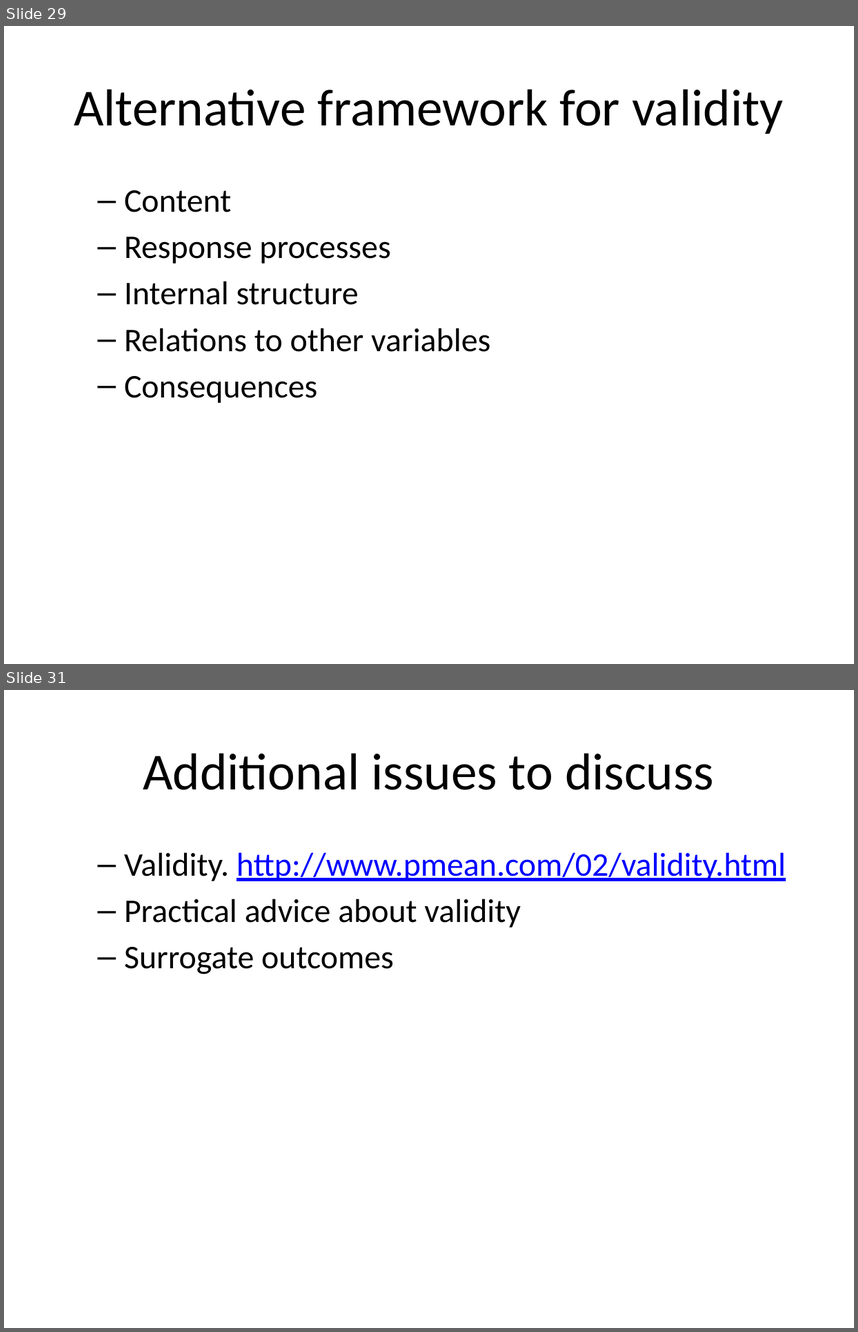
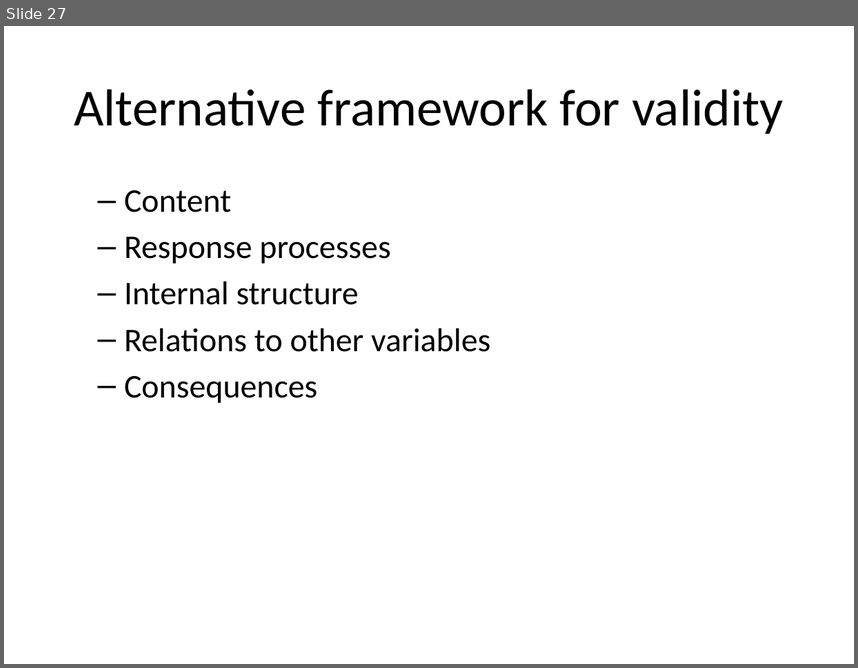
Before and after one commit to classes-medb/5510, a slide deck: src/video-09-validity.pptx. Shown one above the other, each under a label of ours: slides 29 and 31 before the commit, slide 27 after it; the slides between them are not shown. The pictures are 858x1332 and 858x668 pixels, drawn with LibreOffice and Linux fonts; fonts in the diff are those of the drawing. Boxes give left, top, right and bottom in pixels: in the first picture for what was removed or moved away, otherwise in the second. Text is boxed around its words. In the diff, an @@ line names an element or a change of style, - is before the commit and + after.

```diff
--- a/src/video-09-validity.pptx
+++ b/src/video-09-validity.pptx
@@ slide 31 removed at <box>4,690,854,1328</box>, background #FFFFFF @@
@@ title removed at <box>143,753,714,790</box> @@
-Additional issues to discuss
@@ text removed at <box>124,852,786,974</box> @@
-  – Validity. http://www.pmean.com/02/validity.html
-  – Practical advice about validity
-  – Surrogate outcomes
@@ what was slide 29 is now slide 27 @@
```
Also in this commit, not shown: 5 slides changed, 3 slides added, 4 other slides removed, 4 other files.
